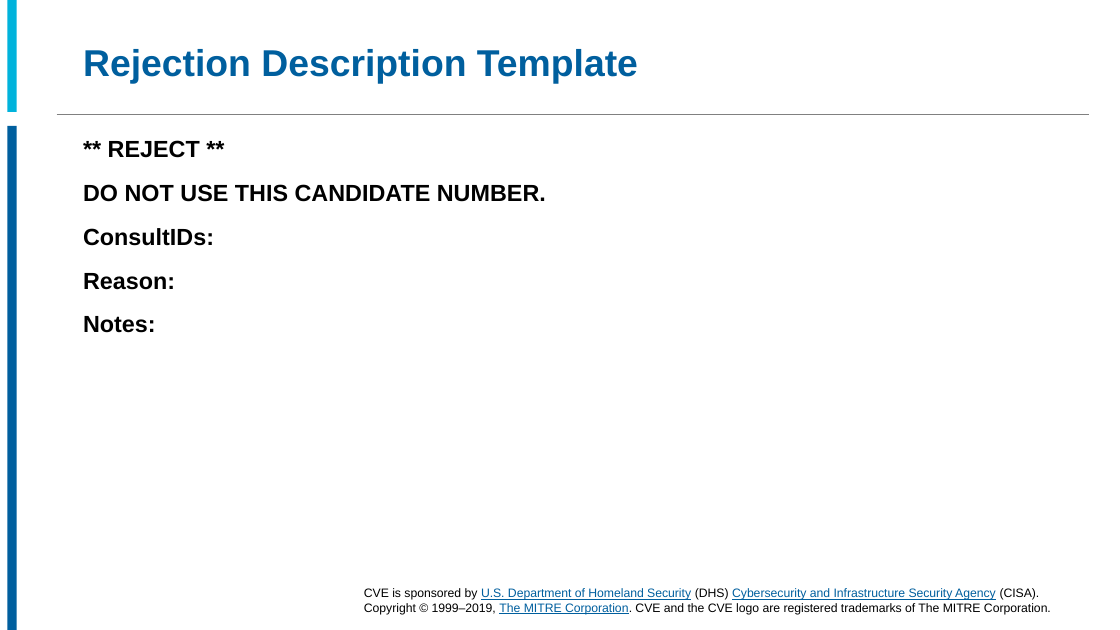
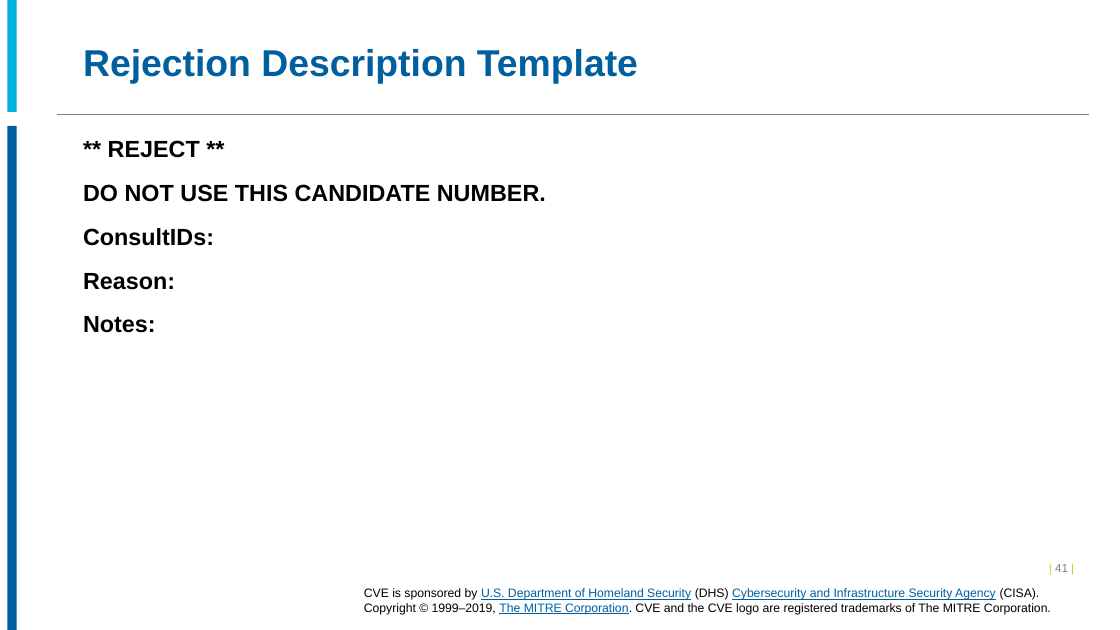
Before and after one commit to CVEProject/cveproject.github.io, a slide deck: slide 41 of docs/cna/CNA_Processes.pptx. Drawn at 1120x630 pixels with LibreOffice and Linux fonts; fonts in the diff are those of the drawing; background and template pictures are left out. Boxes give left, top, right and bottom in pixels: in the first picture for what was removed or moved away, otherwise in the second. Text is boxed around its words. In the diff, an @@ line names an element or a change of style, - is before the commit and + after.

```diff
--- a/docs/cna/CNA_Processes.pptx
+++ b/docs/cna/CNA_Processes.pptx
@@ page number added at box(1055, 564, 1068, 572), 10 pt, text #C1CD23 @@
+| 41 |
```
Also in this commit, not shown: 50 other slides changed.
